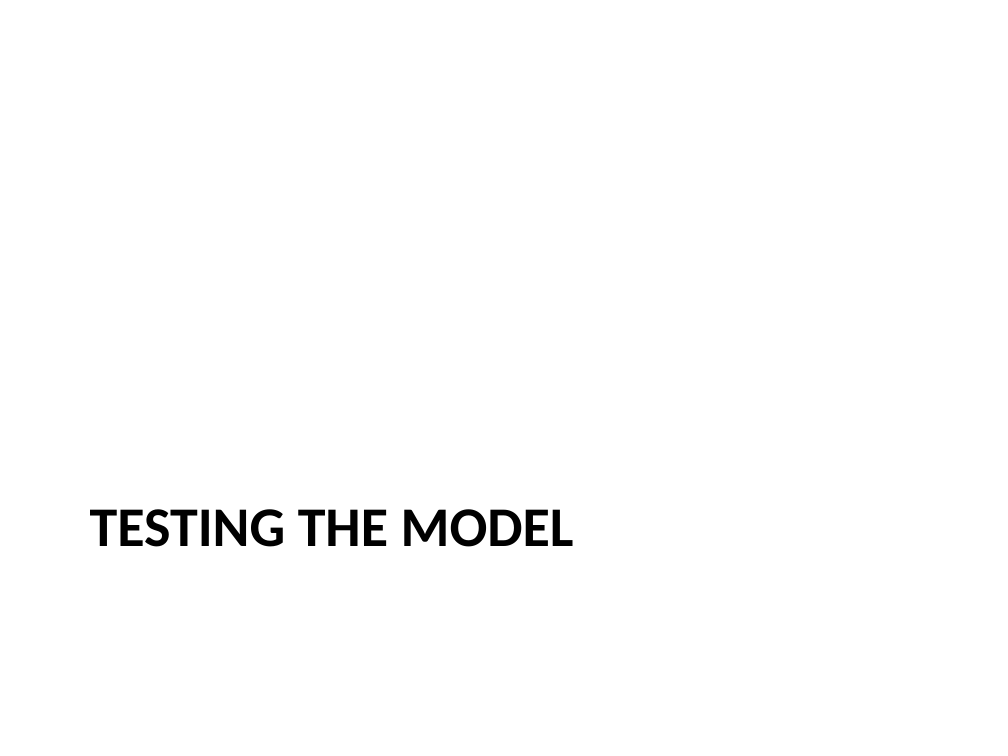
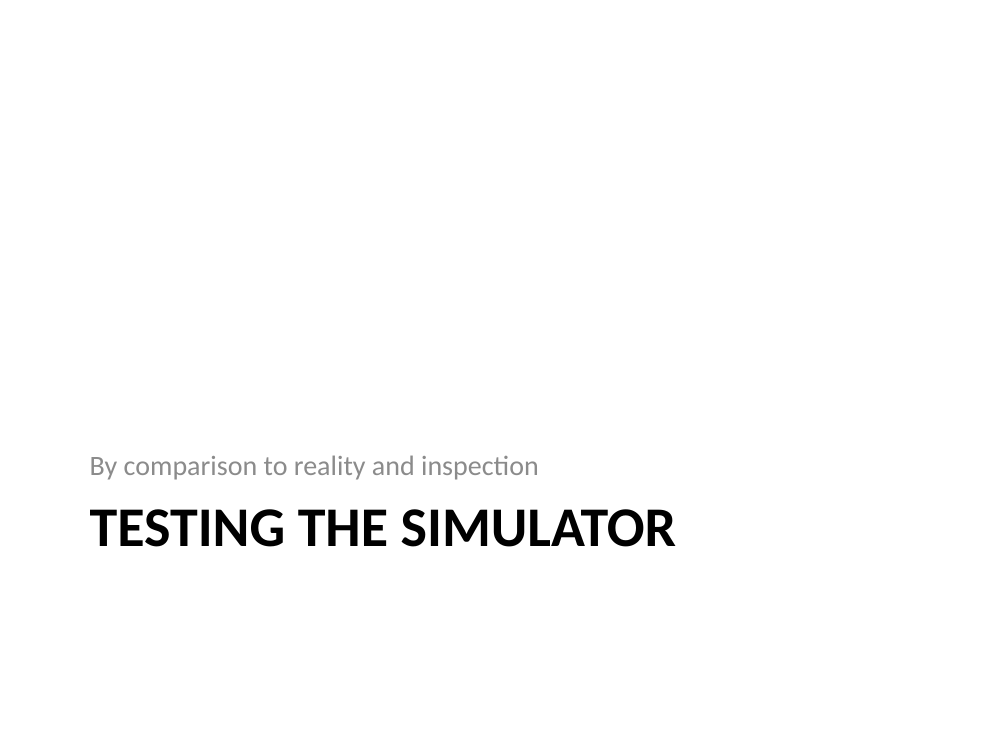
Before and after one commit to eric-wieser/cued-icw, a slide deck: slide 9 of powerpoint.pptx. Drawn at 1008x756 pixels with LibreOffice and Linux fonts; fonts in the diff are those of the drawing. Boxes give left, top, right and bottom in pixels: in the first picture for what was removed or moved away, otherwise in the second. Text is boxed around its words. In the diff, an @@ line names an element or a change of style, - is before the commit and + after.

```diff
--- a/powerpoint.pptx
+++ b/powerpoint.pptx
@@ text added at (90, 455, 539, 480), 20 pt, text #8C8C8C @@
+By comparison to reality and inspection
@@ title at (90, 509, 676, 547): text changed @@
-TESTING THE MODEL
+TESTING THE SIMULATOR
```
Also in this commit, not shown: 9 other slides changed, 2 slides added, 1 slide removed.
